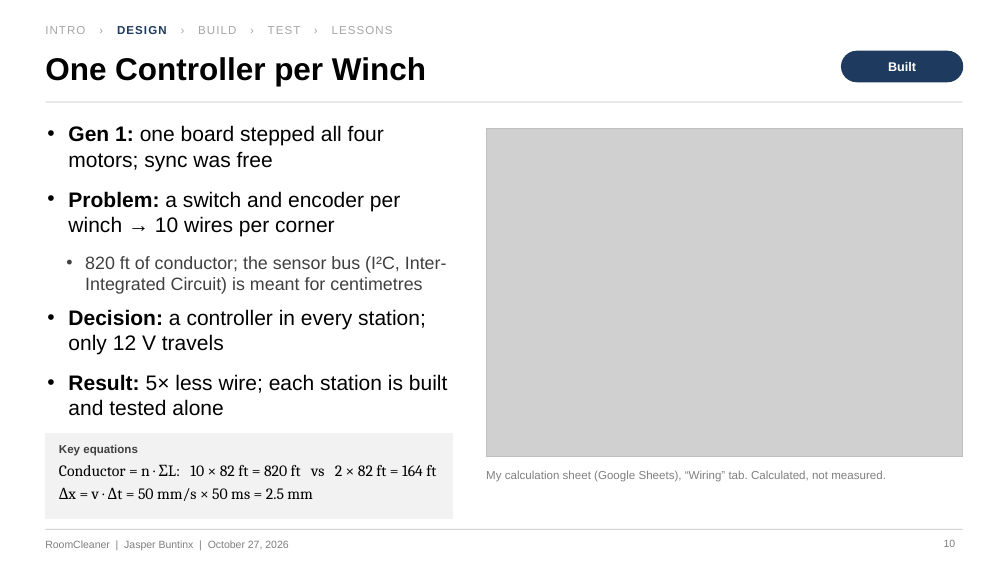
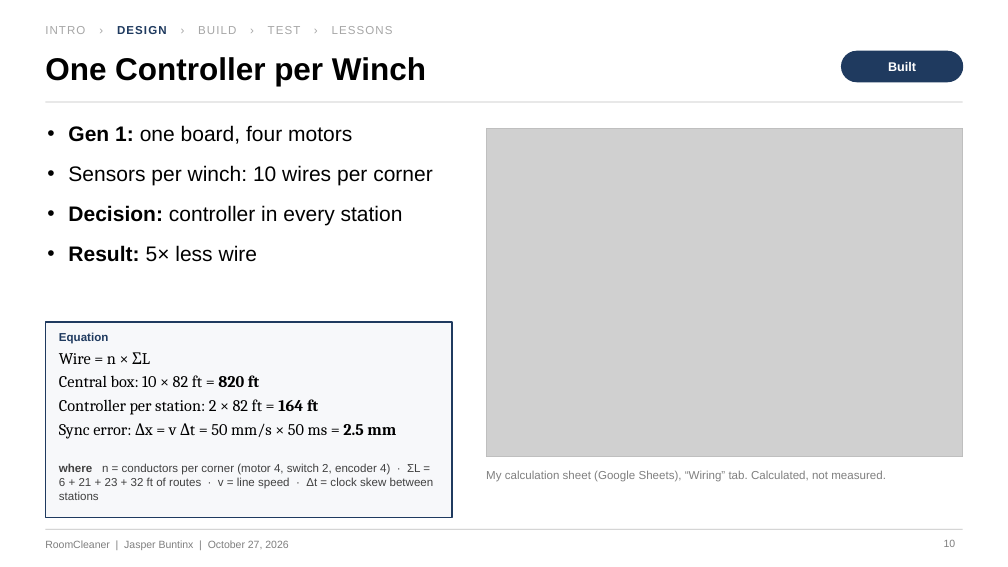
Before and after one commit to Jaspario1199/RoomCleaner, a slide deck: slide 10 of docs/presentation/deck_v5/RoomCleaner_Buntinx_Oct27_v5.pptx. Drawn at 1008x567 pixels with LibreOffice and Linux fonts; fonts in the diff are those of the drawing; grey boxes stand for pictures. Boxes give left, top, right and bottom in pixels: in the first picture for what was removed or moved away, otherwise in the second. Text is boxed around its words. In the diff, an @@ line names an element or a change of style, - is before the commit and + after.

```diff
--- a/docs/presentation/deck_v5/RoomCleaner_Buntinx_Oct27_v5.pptx
+++ b/docs/presentation/deck_v5/RoomCleaner_Buntinx_Oct27_v5.pptx
@@ text at <box>68,125,433,262</box>: text changed @@
-• Gen 1: one board stepped all four motors; sync was free
-• Problem: a switch and encoder per winch → 10 wires per corner
-  • 820 ft of conductor; the sensor bus (I²C, Inter-Integrated Circuit) is meant for centimetres
-• Decision: a controller in every station; only 12 V travels
-• Result: 5× less wire; each station is built and tested alone
+• Gen 1: one board, four motors
+• Sensors per winch: 10 wires per corner
+• Decision: controller in every station
+• Result: 5× less wire
@@ rectangle: place and size @@
-rectangle at <box>45,433,452,518</box>
+rectangle at <box>45,322,452,518</box>
@@ rectangle at <box>45,322,452,518</box>: fill #F2F2F2 to #F7F8FA; outline #F2F2F2 0.5 pt to #1F3A5F 1.25 pt @@
@@ text at <box>59,353,396,439</box>: text changed; size 15 to 15.5 pt @@
-Conductor = n · ΣL: 10 × 82 ft = 820 ft vs 2 × 82 ft = 164 ft
-Δx = v · Δt = 50 mm/s × 50 ms = 2.5 mm
+Wire = n × ΣL
+Central box: 10 × 82 ft = 820 ft
+Controller per station: 2 × 82 ft = 164 ft
+Sync error: Δx = v Δt = 50 mm/s × 50 ms = 2.5 mm
@@ text added at <box>59,332,108,344</box>, 11 pt, text #1F3A5F, bold @@
+Equation
@@ text removed at <box>59,444,138,456</box> @@
-Key equations
@@ text added at <box>59,463,434,500</box>, 11 pt, text #404040 @@
+where n = conductors per corner (motor 4, switch 2, encoder 4) · ΣL = 6 + 21 + 23 + 32 ft of routes · v = line speed · Δt = clock skew between stations
```
Also in this commit, not shown: 26 other slides changed, 4 other files.
